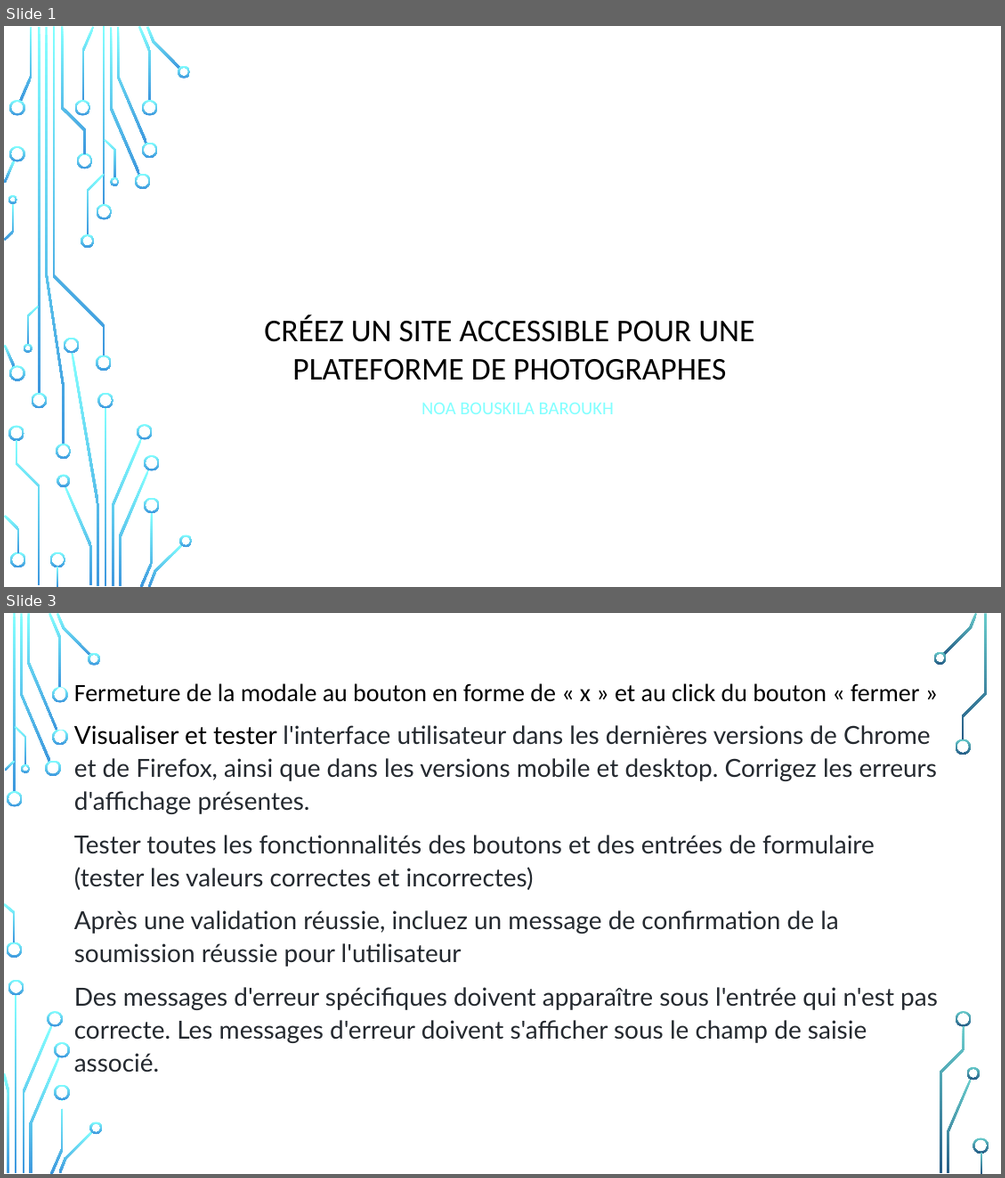
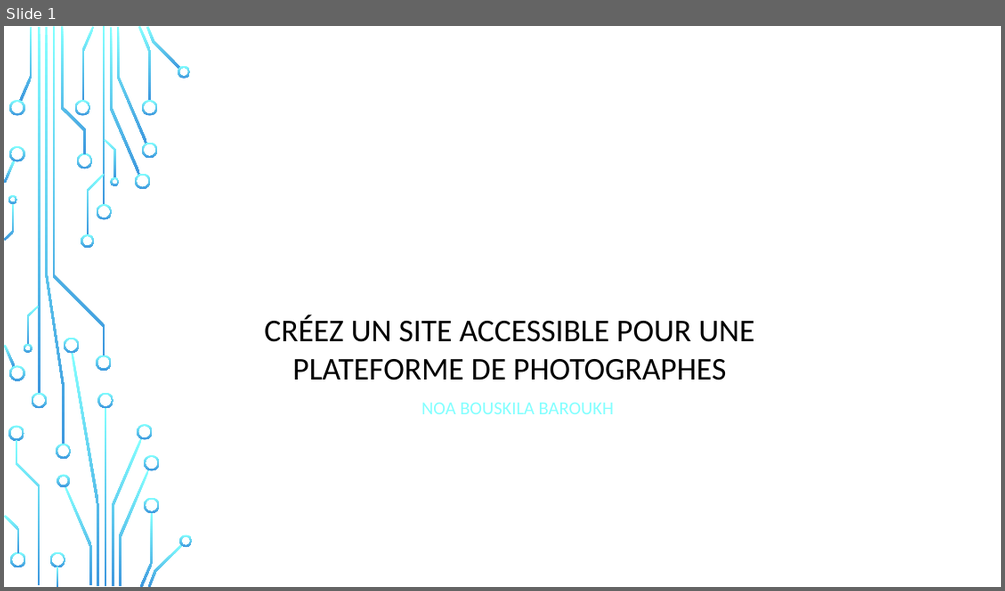
Before and after one commit to noabouskila/Projet6-Front-End-Fisheye, a slide deck: PRESENTATION PROJET 6.odp. Shown one above the other, each under a label of ours: slides 1 and 3 before the commit, slide 1 after it; the slides between them are not shown. The pictures are 1005x1178 and 1005x591 pixels, drawn with LibreOffice and Linux fonts; fonts in the diff are those of the drawing; background and template pictures are left out. Boxes give left, top, right and bottom in pixels: in the first picture for what was removed or moved away, otherwise in the second. Text is boxed around its words. In the diff, an @@ line names an element or a change of style, - is before the commit and + after.

```diff
--- a/PRESENTATION PROJET 6.odp
+++ b/PRESENTATION PROJET 6.odp
@@ slide 3 removed at [4,613,1001,1174], background picture (left out) @@
@@ title removed at [97,613,907,694] @@
-2) MODIFICATIONS A FAIRE
@@ text removed at [74,683,938,1072] @@
-• Fermeture de la modale au bouton en forme de « x » et au click du bouton « fermer »
-• Visualiser et tester l'interface utilisateur dans les dernières versions de Chrome et de Firefox, ainsi que dans les versions mobile et desktop. Corrigez les erreurs d'affichage présentes.
-• Tester toutes les fonctionnalités des boutons et des entrées de formulaire (tester les valeurs correctes et incorrectes)
-• Après une validation réussie, incluez un message de confirmation de la soumission réussie pour l'utilisateur
-• Des messages d'erreur spécifiques doivent apparaître sous l'entrée qui n'est pas correcte. Les messages d'erreur doivent s'afficher sous le champ de saisie associé.
-• SUITE>>>>
@@ group removed at [4,613,989,1174]: 36 freeform shapes @@
```
Also in this commit, not shown: 2 slides changed, 2 slides added, 1 other slide removed, 4 other files.
